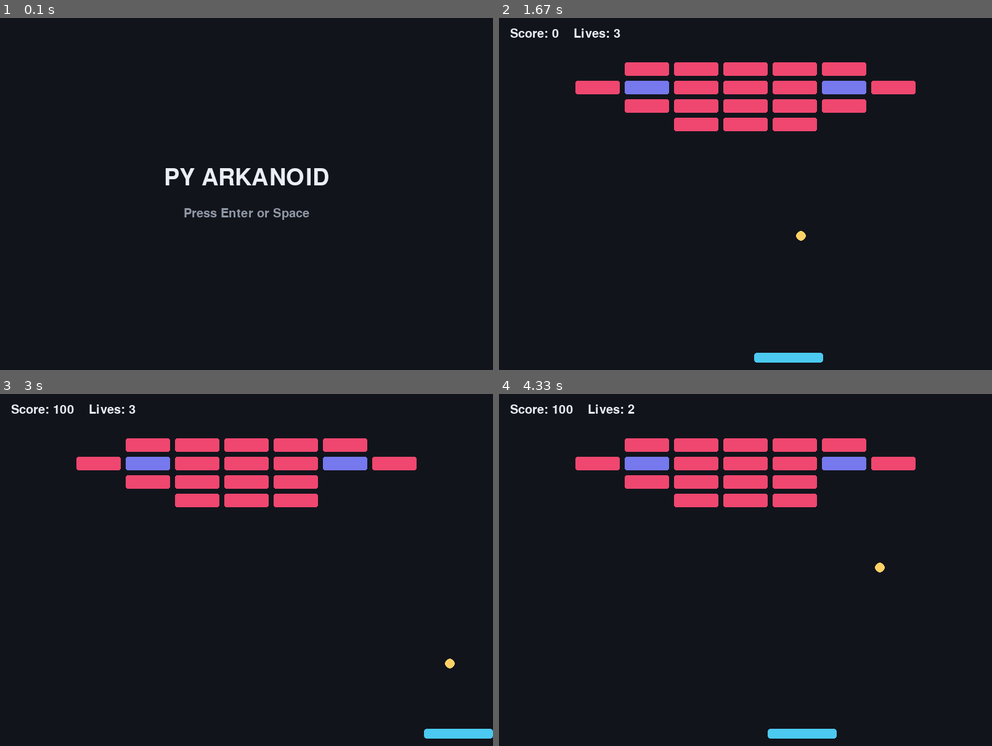
Above: before the commit, frames 1-4 (two rows, left to right).
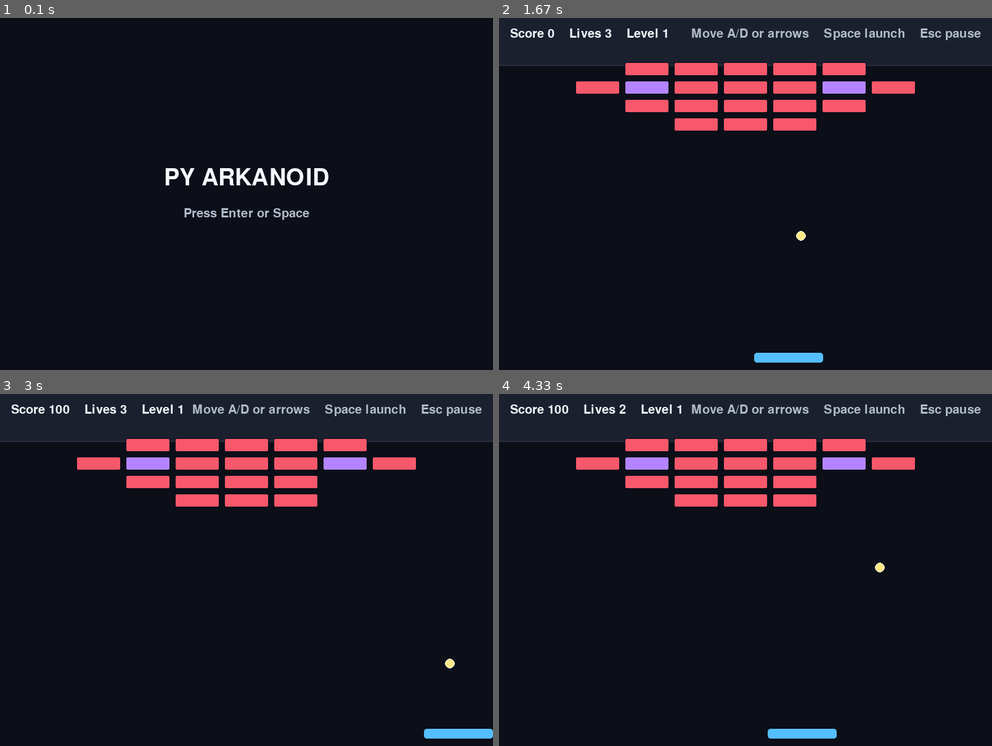
Above: after the commit, the same moments.

Repository: abr-ya/py-arkanoid
Game: pygame game, started from src/arkanoid/__main__.py
Two runs of this game, one before a commit and one after it. Both use one fixed random seed, a clock stepped at 60 frames per second and the inputs below.
Inputs:
- Up to frame 1 (0.1 s): no input
- Up to frame 2 (1.67 s): tap Space at 0.33, 0.67, 1.07, 1.37, 1.57 s; hold Esc 1-1.47 s; hold Right 1-1.47 s; hold Esc from 1.5 s (still down); hold Right from 1.5 s (still down)
- Up to frame 3 (3 s): tap Space at 1.87, 2.07, 2.37, 2.57, 2.87 s; release Esc at 1.97 s; release Right at 1.97 s; hold Right 2-2.47 s; hold Right 2.5-2.97 s
- Up to frame 4 (4.33 s): hold Left 3-3.53 s; tap Space at 3.07, 3.37, 3.63, 3.93, 4.07 s; hold Left 3.57-3.97 s; hold Right from 4 s (still down)

The runs differ from the first frame. In frame 1, 0.2% of the frame differs, in the area x 37-63%, y 54-58%; in frame 2, 2.6%; in frame 3, 2.6%; in frame 4, 2.6%, in the area x 0-100%, y 2-51%.

Commit message:
feat: Improve Arkanoid readability palette and HUD

Diff:
--- a/src/arkanoid/pygame_app.py
+++ b/src/arkanoid/pygame_app.py
@@ -14,26 +14,32 @@
 HEIGHT = 600
 FPS = 60
 
-BACKGROUND = (18, 20, 28)
-FOREGROUND = (234, 238, 246)
-MUTED = (144, 153, 166)
-PADDLE = (76, 201, 240)
-BALL = (255, 209, 102)
+BACKGROUND = (12, 15, 24)
+SURFACE = (26, 32, 45)
+SURFACE_LIGHT = (40, 48, 65)
+FOREGROUND = (244, 247, 252)
+MUTED = (177, 187, 202)
+ACCENT = (116, 214, 146)
+WARNING = (255, 216, 102)
+PADDLE = (84, 190, 255)
+BALL = (255, 231, 135)
 BONUS_COLORS = {
-    PowerUpType.WIDE: (76, 201, 240),
-    PowerUpType.SLOW: (118, 120, 237),
-    PowerUpType.MULTI: (255, 209, 102),
-    PowerUpType.STICKY: (6, 214, 160),
+    PowerUpType.WIDE: (84, 190, 255),
+    PowerUpType.SLOW: (178, 132, 255),
+    PowerUpType.MULTI: (255, 216, 102),
+    PowerUpType.STICKY: (116, 214, 146),
 }
-BRICK_COLORS = [(239, 71, 111), (255, 159, 67), (6, 214, 160), (118, 120, 237)]
+BRICK_COLORS = [(248, 88, 108), (255, 174, 82), (84, 190, 255), (178, 132, 255)]
 BRICK_STATE_COLORS = {
-    "normal": (239, 71, 111),
-    "strong": (255, 159, 67),
-    "strong-damaged": (255, 209, 102),
-    "bonus": (118, 120, 237),
-    "indestructible": (144, 153, 166),
-    "extra-life": (6, 214, 160),
+    "normal": (248, 88, 108),
+    "strong": (255, 174, 82),
+    "strong-damaged": (255, 216, 102),
+    "bonus": (178, 132, 255),
+    "indestructible": (132, 145, 162),
+    "extra-life": (116, 214, 146),
 }
+HUD_HEIGHT = 76
+TEXT_MARGIN = 36
 
 
 def run() -> None:
@@ -136,8 +142,19 @@
 
 
 def _draw_hud(screen: pygame.Surface, session: GameSession, font: pygame.font.Font) -> None:
-    label = font.render(f"Score: {session.score}    Lives: {session.lives}", True, FOREGROUND)
+    pygame.draw.rect(screen, SURFACE, pygame.Rect(0, 0, WIDTH, HUD_HEIGHT))
+    pygame.draw.line(screen, SURFACE_LIGHT, (0, HUD_HEIGHT), (WIDTH, HUD_HEIGHT), 2)
+
+    label = font.render(
+        f"Score {session.score}    Lives {session.lives}    Level {session.level.number}",
+        True,
+        FOREGROUND,
+    )
     screen.blit(label, (18, 16))
+
+    hint = font.render("Move A/D or arrows    Space launch    Esc pause", True, MUTED)
+    screen.blit(hint, (WIDTH - hint.get_width() - 18, 16))
+
     effect_labels = [
         f"{effect.type.value.upper()} {max(0, effect.remaining):.0f}s"
         for effect in session.active_effects.values()
@@ -145,7 +162,7 @@
     if session.sticky_charges:
         effect_labels.append(f"STICKY x{session.sticky_charges}")
     if effect_labels:
-        effects = font.render("  ".join(effect_labels), True, MUTED)
+        effects = font.render("  ".join(effect_labels), True, WARNING)
         screen.blit(effects, (18, 42))
 
 
@@ -157,6 +174,13 @@
             BALL,
             (round(ball.x), round(ball.y)),
             round(ball.radius),
+        )
+        pygame.draw.circle(
+            screen,
+            FOREGROUND,
+            (round(ball.x), round(ball.y)),
+            round(ball.radius),
+            width=1,
         )
     for item in session.bonus_items:
         pygame.draw.rect(
@@ -173,6 +197,13 @@
                 BRICK_COLORS[index // 9 % len(BRICK_COLORS)],
             ),
             _to_pygame_rect(brick.rect),
+            border_radius=3,
+        )
+        pygame.draw.rect(
+            screen,
+            BACKGROUND,
+            _to_pygame_rect(brick.rect),
+            width=1,
             border_radius=3,
         )
 
Not shown, changed: openspec/changes/feature-08-polish-readability-and-screens/tasks.md
